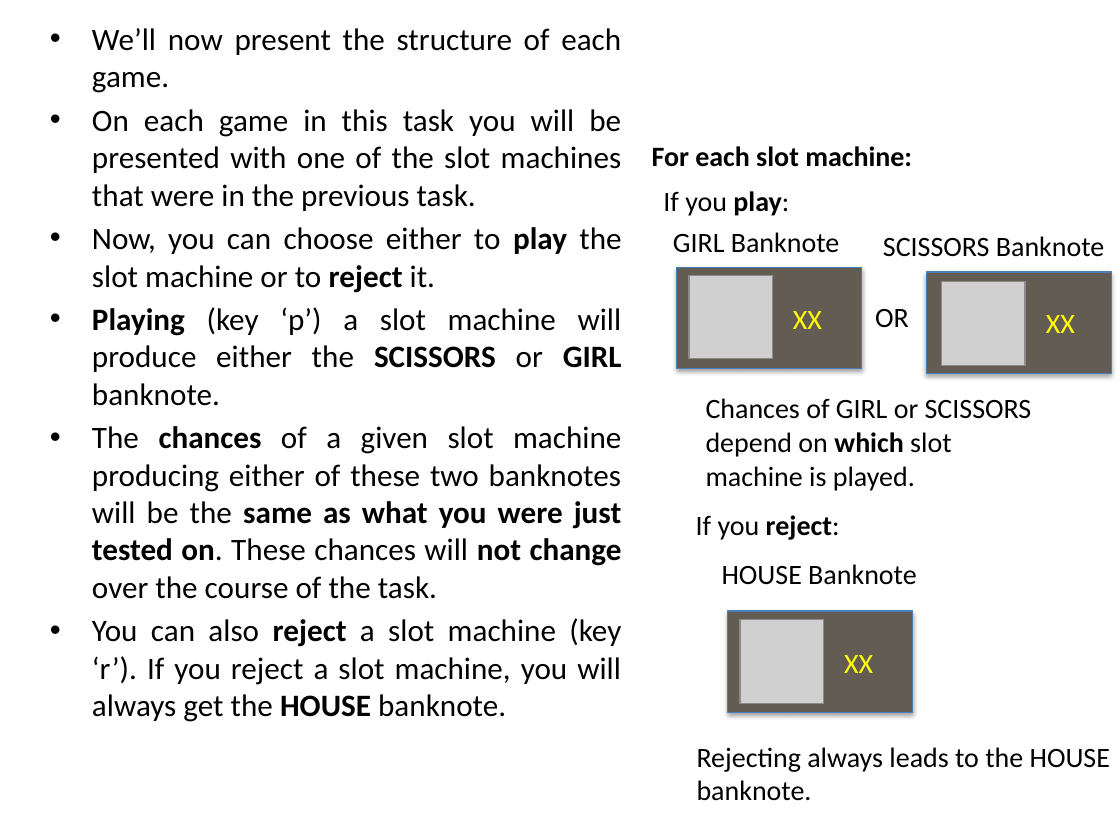
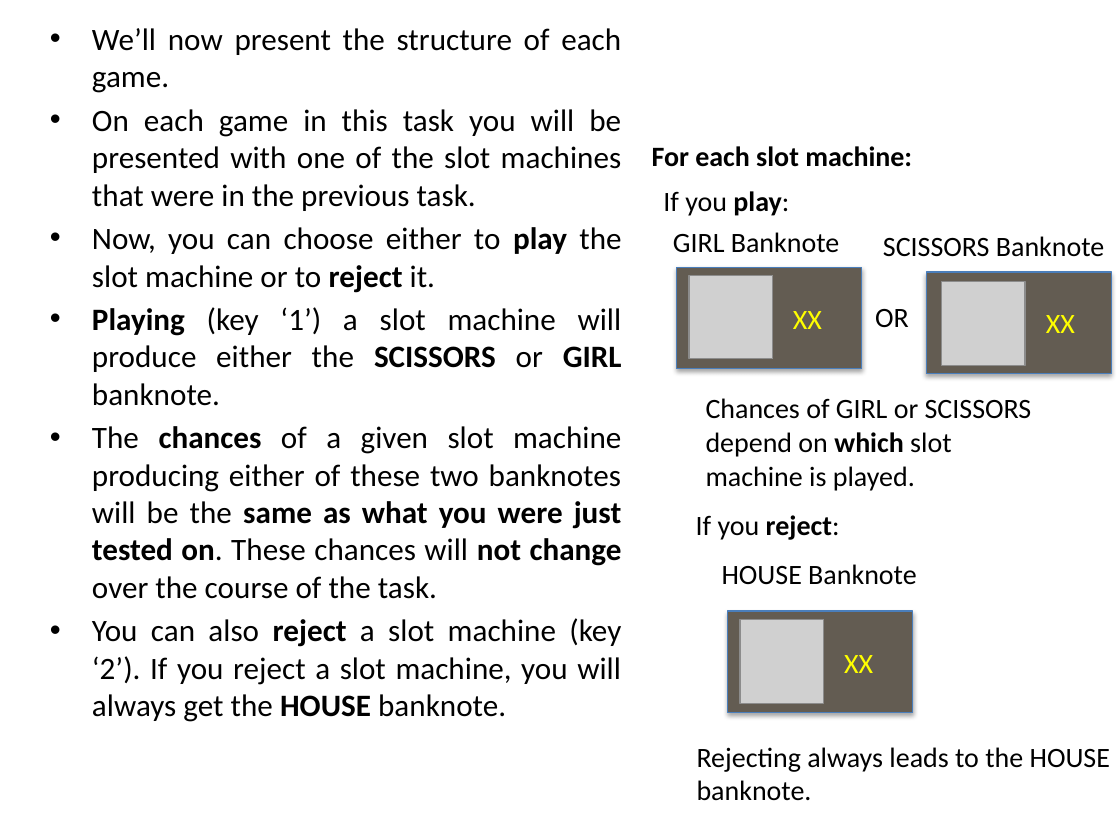
Before and after one commit to evanrussek/Gamble_Task_browser, a slide deck: slide 6 of public/Online_Task/Stimuli/uws_instr_slides_ver2_jpg_o1.pptx. Drawn at 1120x840 pixels with LibreOffice and Linux fonts; fonts in the diff are those of the drawing; grey boxes stand for pictures. Boxes give left, top, right and bottom in pixels: in the first picture for what was removed or moved away, otherwise in the second. Text is boxed around its words. In the diff, an @@ line names an element or a change of style, - is before the commit and + after.

```diff
--- a/public/Online_Task/Stimuli/uws_instr_slides_ver2_jpg_o1.pptx
+++ b/public/Online_Task/Stimuli/uws_instr_slides_ver2_jpg_o1.pptx
@@ text at [92,307,622,406]: text changed @@
-• Playing (key ‘p’) a slot machine will produce either the SCISSORS or GIRL banknote.
+• Playing (key ‘1’) a slot machine will produce either the SCISSORS or GIRL banknote.
@@ text at [92,618,621,722]: text changed @@
-• You can also reject a slot machine (key ‘r’). If you reject a slot machine, you will always get the HOUSE banknote.
+• You can also reject a slot machine (key ‘2’). If you reject a slot machine, you will always get the HOUSE banknote.
```
Also in this commit, not shown: 4 other slides changed, 39 other files.
